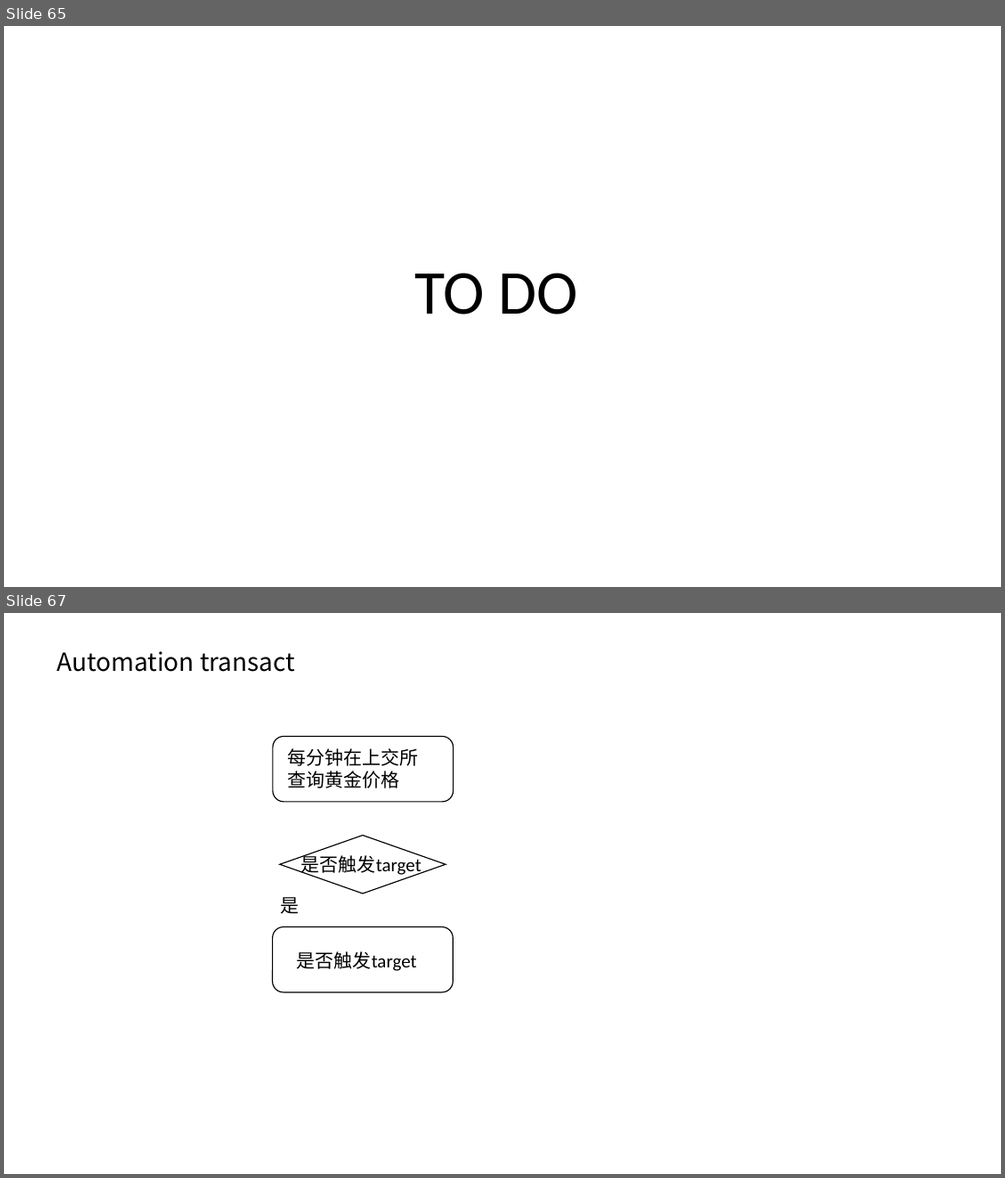
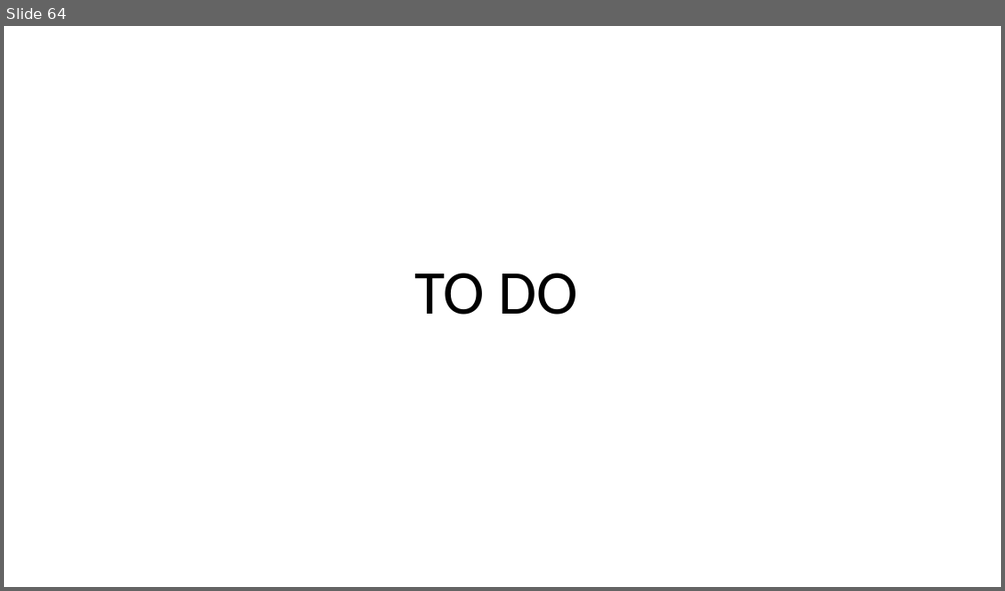
Before and after one commit to 7000qwq/gold, a slide deck: design.pptx. Shown one above the other, each under a label of ours: slides 65 and 67 before the commit, slide 64 after it; the slides between them are not shown. The pictures are 1005x1178 and 1005x591 pixels, drawn with LibreOffice and Linux fonts; fonts in the diff are those of the drawing. Boxes give left, top, right and bottom in pixels: in the first picture for what was removed or moved away, otherwise in the second. Text is boxed around its words. In the diff, an @@ line names an element or a change of style, - is before the commit and + after.

```diff
--- a/design.pptx
+++ b/design.pptx
@@ slide 67 removed at (4, 613, 1001, 1174), background #FFFFFF @@
@@ text removed at (57, 651, 295, 672) @@
-Automation transact
@@ rounded rectangle removed at (273, 737, 453, 802) @@
@@ text removed at (287, 748, 418, 788) @@
-每分钟在上交所查询黄金价格
@@ diamond removed at (280, 835, 446, 893) @@
@@ text removed at (301, 852, 421, 876) @@
-是否触发target
@@ text removed at (280, 897, 299, 914) @@
-是
@@ rounded rectangle removed at (273, 927, 453, 992) @@
@@ text removed at (297, 951, 417, 971) @@
-是否触发target
@@ what was slide 65 is now slide 64 @@
```
Also in this commit, not shown: 2 slides changed, 1 other slide removed, 5 other files.
